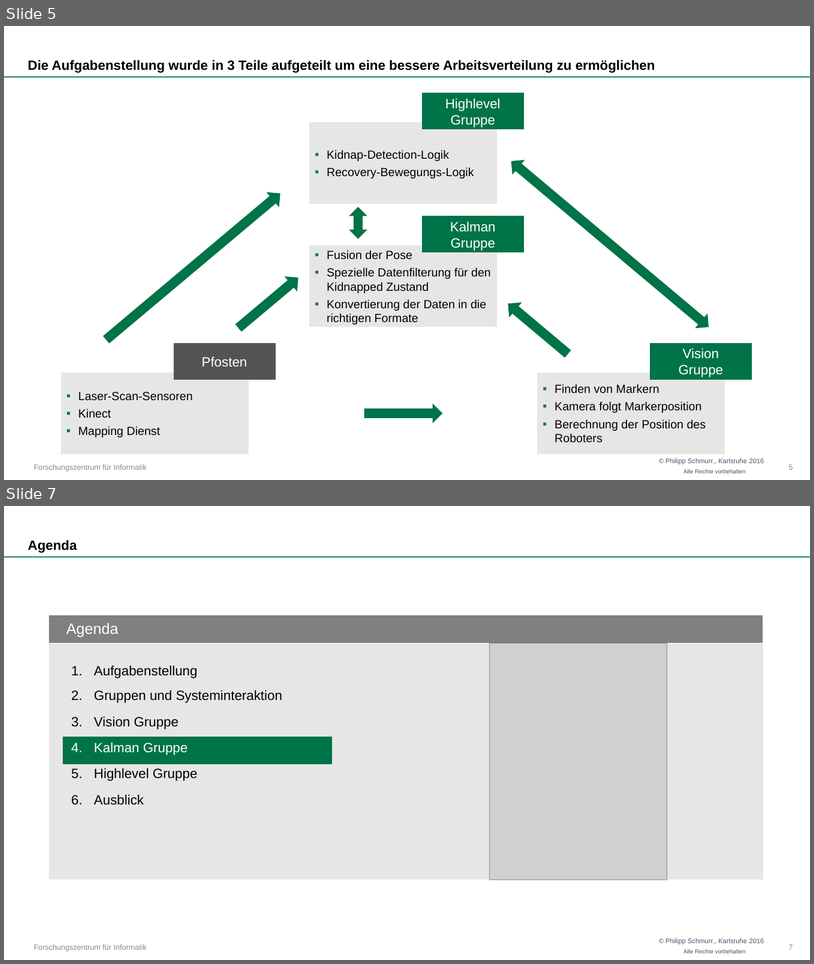
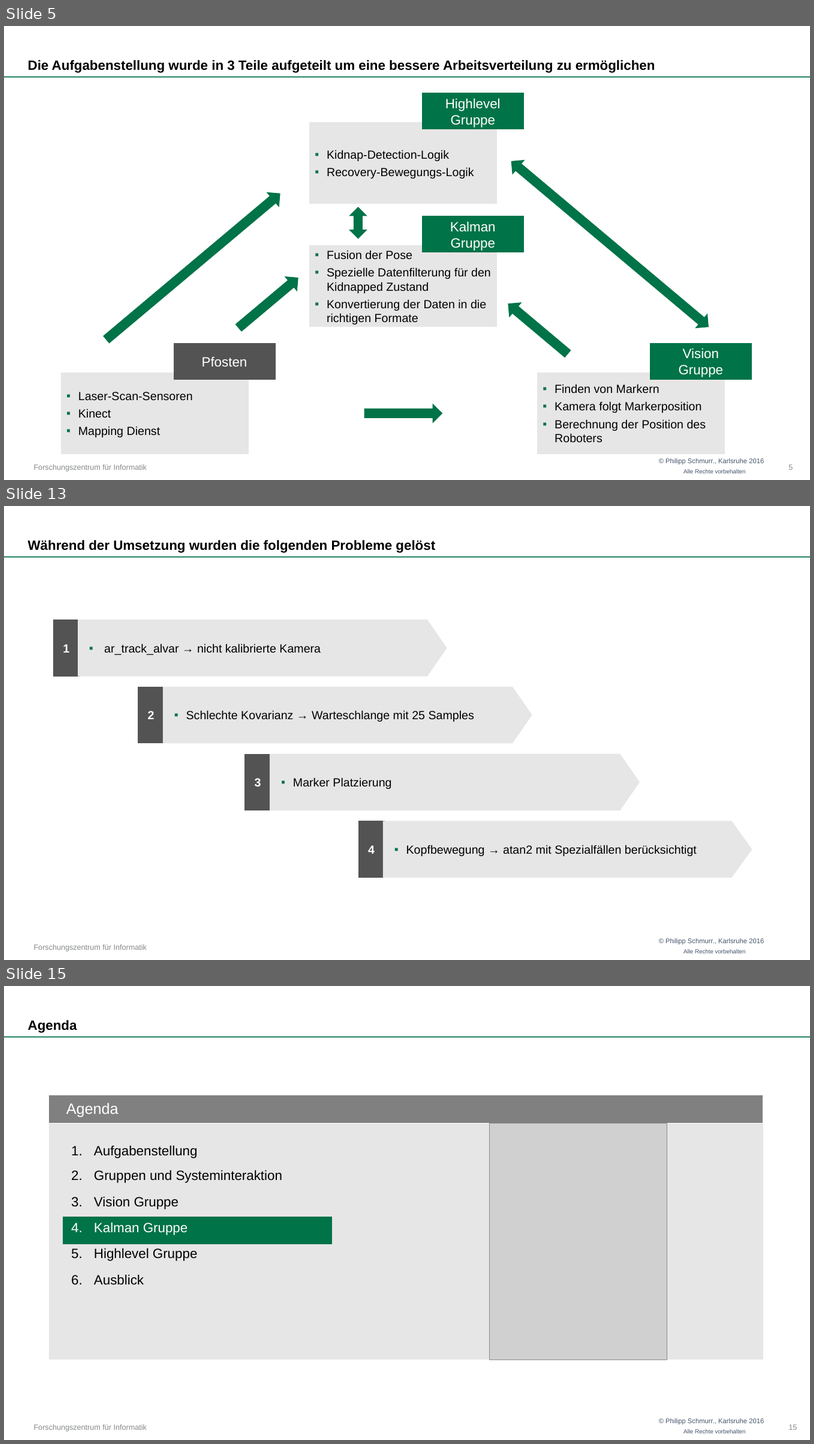
Before and after one commit to OtonoKakuei/robprak1516-documentation, a slide deck: robprak1516-presentation.pptx. Shown one above the other, each under a label of ours: slides 5 and 7 before the commit, slides 5, 13 and 15 after it; the slides between them are not shown. The pictures are 814x964 and 814x1444 pixels, drawn with LibreOffice and Linux fonts; fonts in the diff are those of the drawing; grey boxes stand for pictures; background and template pictures are left out. Boxes give left, top, right and bottom in pixels: in the first picture for what was removed or moved away, otherwise in the second. Text is boxed around its words. In the diff, an @@ line names an element or a change of style, - is before the commit and + after.

```diff
--- a/robprak1516-presentation.pptx
+++ b/robprak1516-presentation.pptx
@@ slide 13 added at bbox=[4, 506, 810, 960], background #FFFFFF; not listed: 4 template elements that a slide beside it also shows @@
@@ title added at bbox=[28, 540, 435, 553], 16 pt, text #000000, bold @@
+Während der Umsetzung wurden die folgenden Probleme gelöst
@@ rectangle added at bbox=[54, 621, 79, 676], fill #525252, outline #525252 1.5 pt, 14 pt, text #FFFFFF, bold @@
+1
@@ pentagon arrow added at bbox=[78, 621, 446, 676], fill #E7E6E6, outline #E7E6E6 1.5 pt, 14 pt, text #000000 @@
+▪ ar_track_alvar → nicht kalibrierte Kamera
@@ rectangle added at bbox=[138, 687, 163, 742], fill #525252, outline #525252 1.5 pt, 14 pt, text #FFFFFF, bold @@
+2
@@ pentagon arrow added at bbox=[164, 687, 532, 742], fill #E7E6E6, outline #E7E6E6 1.5 pt, 14 pt, text #000000 @@
+▪ Schlechte Kovarianz → Warteschlange mit 25 Samples
@@ rectangle added at bbox=[245, 754, 271, 810], fill #525252, outline #525252 1.5 pt, 14 pt, text #FFFFFF, bold @@
+3
@@ pentagon arrow added at bbox=[271, 754, 640, 810], fill #E7E6E6, outline #E7E6E6 1.5 pt, 14 pt, text #000000 @@
+▪ Marker Platzierung
@@ rectangle added at bbox=[359, 821, 384, 877], fill #525252, outline #525252 1.5 pt, 14 pt, text #FFFFFF, bold @@
+4
@@ pentagon arrow added at bbox=[384, 821, 752, 877], fill #E7E6E6, outline #E7E6E6 1.5 pt, 14 pt, text #000000 @@
+▪ Kopfbewegung → atan2 mit Spezialfällen berücksichtigt
@@ what was slide 7 is now slide 15 @@
@@ page number at bbox=[789, 1424, 797, 1429]: text changed @@
-7
+15
```
Also in this commit, not shown: 1 slide changed, 7 other slides added.
